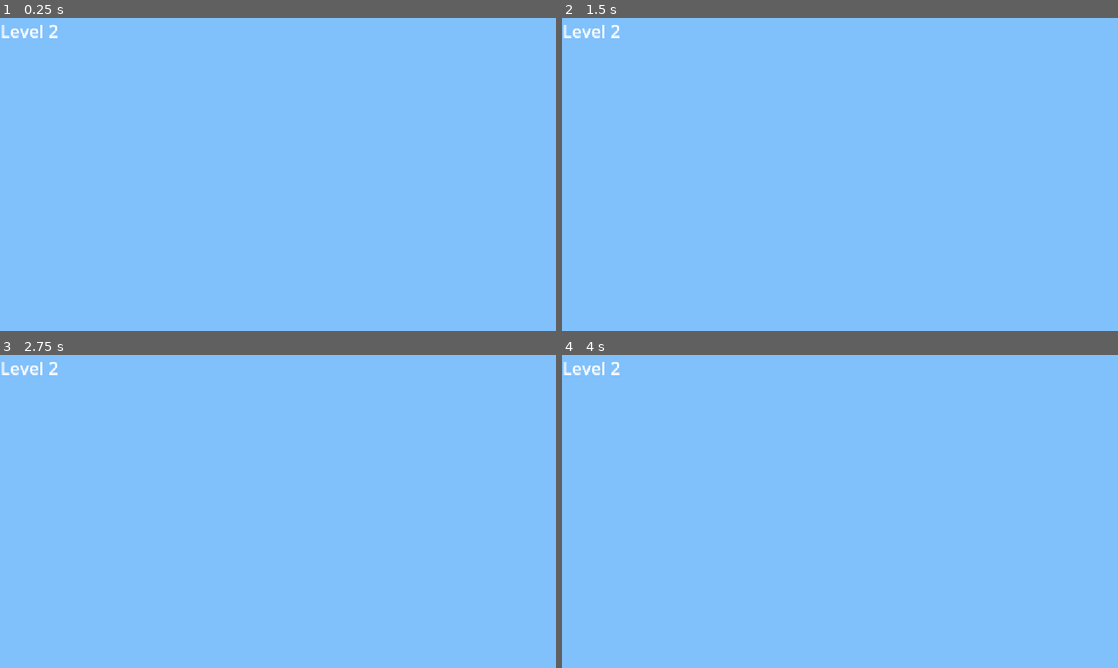
Above: before the commit, frames 1-4 (two rows, left to right).
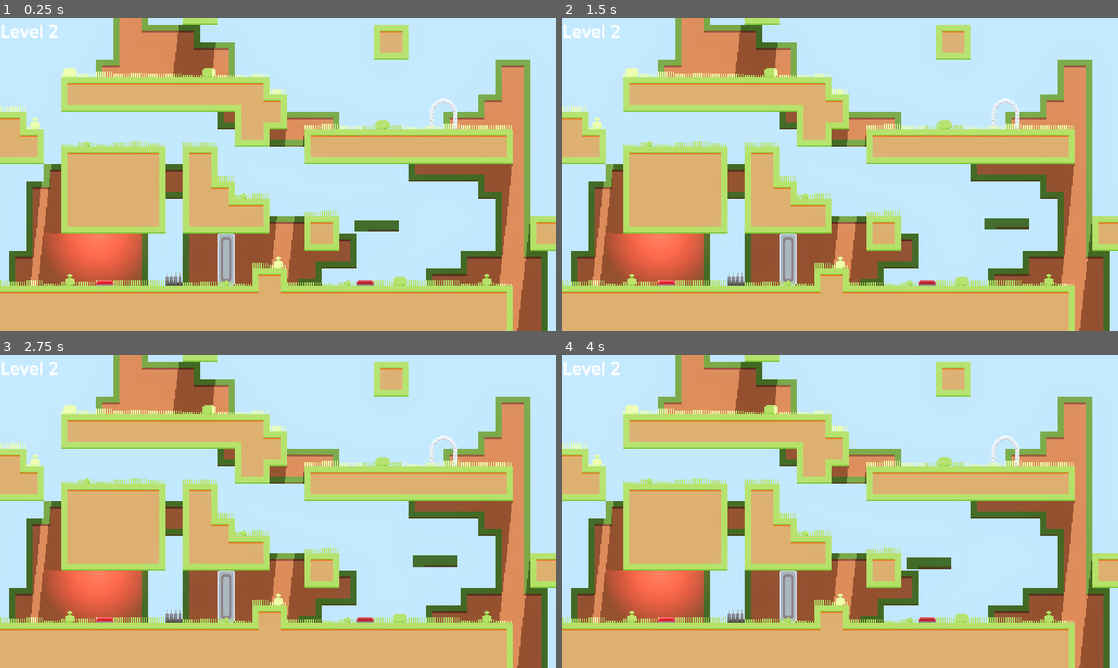
Above: after the commit, the same moments.

Repository: JohannesKoenig/fire-and-water
Game: Godot game, scene res://scenes/levels/level_2.tscn
The game is run twice, just before and just after one commit, with the same random seed, the same clock (stepped at 60 frames per second) and the same inputs. This scene is started directly instead of the project's main scene.
Inputs:
- Up to frame 1 (0.25 s): no input
- Up to frame 2 (1.5 s): no input
- Up to frame 3 (2.75 s): no input
- Up to frame 4 (4 s): no input

The runs differ from the first frame. In frame 1, 100% of the frame differs, in the area x 0-100%, y 0-100%; in frame 2, 100%; in frame 3, 100%; in frame 4, 100%.

Commit message:
add moving platform with one way collision

Diff:
--- a/game/scenes/levels/level_2.tscn
+++ b/game/scenes/levels/level_2.tscn
@@ -1,13 +1,21 @@
-[gd_scene load_steps=3 format=3 uid="uid://cs7ivftqycpbx"]
+[gd_scene load_steps=5 format=3 uid="uid://cs7ivftqycpbx"]
 
 [ext_resource type="PackedScene" uid="uid://ej6lgkpbihc7" path="res://scenes/levels/level.tscn" id="1_kns2y"]
 [ext_resource type="Script" path="res://scripts/finish_condition.gd" id="2_gagyd"]
+[ext_resource type="PackedScene" uid="uid://c2hruii1pnk2u" path="res://scenes/player_character.tscn" id="3_171ot"]
+[ext_resource type="PackedScene" uid="uid://djwa6w5ny08gl" path="res://scenes/terrain_demo.tscn" id="4_ijquy"]
 
 [node name="Level" instance=ExtResource("1_kns2y")]
 level_name = "Level 2"
 
-[node name="Placeholder" parent="." index="2"]
+[node name="FinishCondition" type="Node" parent="." index="3"]
+script = ExtResource("2_gagyd")
+
+[node name="Placeholder" parent="." index="4"]
 text = "Level 2"
 
-[node name="FinishCondition" type="Node" parent="." index="3"]
-script = ExtResource("2_gagyd")
+[node name="PlayerCharacter" parent="." index="6" instance=ExtResource("3_171ot")]
+
+[node name="TerrainDemo" parent="." index="7" instance=ExtResource("4_ijquy")]
+
+[editable path="TerrainDemo"]
--- /dev/null
+++ b/game/scenes/platform.tscn
@@ -0,0 +1,66 @@
+[gd_scene load_steps=6 format=3 uid="uid://cleoamcjwfmj2"]
+
+[ext_resource type="Texture2D" uid="uid://bi156k0qloptu" path="res://assets/tilesets/tiles.png" id="1_eodj4"]
+
+[sub_resource type="RectangleShape2D" id="RectangleShape2D_swxok"]
+size = Vector2(40.5, 8.5)
+
+[sub_resource type="Animation" id="Animation_vxftx"]
+length = 2.0
+loop_mode = 2
+tracks/0/type = "value"
+tracks/0/imported = false
+tracks/0/enabled = true
+tracks/0/path = NodePath(".:position")
+tracks/0/interp = 1
+tracks/0/loop_wrap = true
+tracks/0/keys = {
+"times": PackedFloat32Array(0, 2),
+"transitions": PackedFloat32Array(1, 1),
+"update": 0,
+"values": [Vector2(0, 6), Vector2(100, 3)]
+}
+
+[sub_resource type="Animation" id="Animation_5y66l"]
+resource_name = "move_platform"
+length = 2.0
+loop_mode = 1
+tracks/0/type = "value"
+tracks/0/imported = false
+tracks/0/enabled = true
+tracks/0/path = NodePath("CollisionShape2D:position")
+tracks/0/interp = 1
+tracks/0/loop_wrap = true
+tracks/0/keys = {
+"times": PackedFloat32Array(0, 1, 2),
+"transitions": PackedFloat32Array(1, 1, 1),
+"update": 0,
+"values": [Vector2(335, 184), Vector2(370, 184), Vector2(405, 184)]
+}
+
+[sub_resource type="AnimationLibrary" id="AnimationLibrary_th1tg"]
+_data = {
+"RESET": SubResource("Animation_vxftx"),
+"move_platform": SubResource("Animation_5y66l")
+}
+
+[node name="Platform" type="AnimatableBody2D"]
+position = Vector2(0, 6)
+
+[node name="Sprite2D" type="Sprite2D" parent="."]
+position = Vector2(336, 185.25)
+scale = Vector2(1.81818, 1.75)
+texture = ExtResource("1_eodj4")
+region_enabled = true
+region_rect = Rect2(127.726, 16.0702, 22.7267, 6.14146)
+
+[node name="CollisionShape2D" type="CollisionShape2D" parent="."]
+position = Vector2(335, 184)
+shape = SubResource("RectangleShape2D_swxok")
+one_way_collision = true
+
+[node name="AnimationPlayer" type="AnimationPlayer" parent="."]
+libraries = {
+"": SubResource("AnimationLibrary_th1tg")
+}
+autoplay = "RESET"
--- a/game/scenes/player_character.tscn
+++ b/game/scenes/player_character.tscn
@@ -18,6 +18,7 @@
 height = 22.0
 
 [node name="PlayerCharacter" type="CharacterBody2D"]
+z_index = 5
 script = ExtResource("1_b4wwt")
 
 [node name="CollisionShape2D" type="CollisionShape2D" parent="."]
--- a/game/scenes/terrain_demo.tscn
+++ b/game/scenes/terrain_demo.tscn
@@ -1,10 +1,12 @@
-[gd_scene load_steps=24 format=3 uid="uid://djwa6w5ny08gl"]
+[gd_scene load_steps=26 format=3 uid="uid://djwa6w5ny08gl"]
 
 [ext_resource type="Texture2D" uid="uid://bi156k0qloptu" path="res://assets/tilesets/tiles.png" id="1_ddc6t"]
 [ext_resource type="PackedScene" uid="uid://dqjsv5xo7je51" path="res://scenes/puzzle_elements/spikes/spikes.tscn" id="2_1tddb"]
 [ext_resource type="PackedScene" uid="uid://bbk6gw0yvmspf" path="res://scenes/puzzle_elements/pull_up_door/pull_up_door.tscn" id="2_apwpl"]
 [ext_resource type="PackedScene" uid="uid://cqw6044qgk00u" path="res://scenes/puzzle_elements/button/button.tscn" id="3_44ful"]
 [ext_resource type="Script" path="res://scripts/signal_or_combination.gd" id="4_u5o35"]
+[ext_resource type="PackedScene" uid="uid://c2hruii1pnk2u" path="res://scenes/player_character.tscn" id="6_orj0o"]
+[ext_resource type="PackedScene" uid="uid://cleoamcjwfmj2" path="res://scenes/platform.tscn" id="6_scpff"]
 
 [sub_resource type="OccluderPolygon2D" id="OccluderPolygon2D_ltvs2"]
 polygon = PackedVector2Array(-8, -8, 8, -8, 8, 8, -8, 8)
@@ -265,9 +267,15 @@
 [node name="WorldEnvironment" type="WorldEnvironment" parent="."]
 environment = SubResource("Environment_m5tdf")
 
+[node name="PlayerCharacter" parent="." instance=ExtResource("6_orj0o")]
+
+[node name="Platform" parent="." instance=ExtResource("6_scpff")]
+
 [connection signal="button_active" from="Button" to="SignalOrCombination" method="on_signal"]
 [connection signal="button_inactive" from="Button" to="SignalOrCombination" method="off_signal"]
 [connection signal="button_active" from="Button2" to="SignalOrCombination" method="on_signal"]
 [connection signal="button_inactive" from="Button2" to="SignalOrCombination" method="off_signal"]
 [connection signal="off" from="SignalOrCombination" to="PullUpDoor" method="close"]
 [connection signal="on" from="SignalOrCombination" to="PullUpDoor" method="open"]
+
+[editable path="Platform"]
